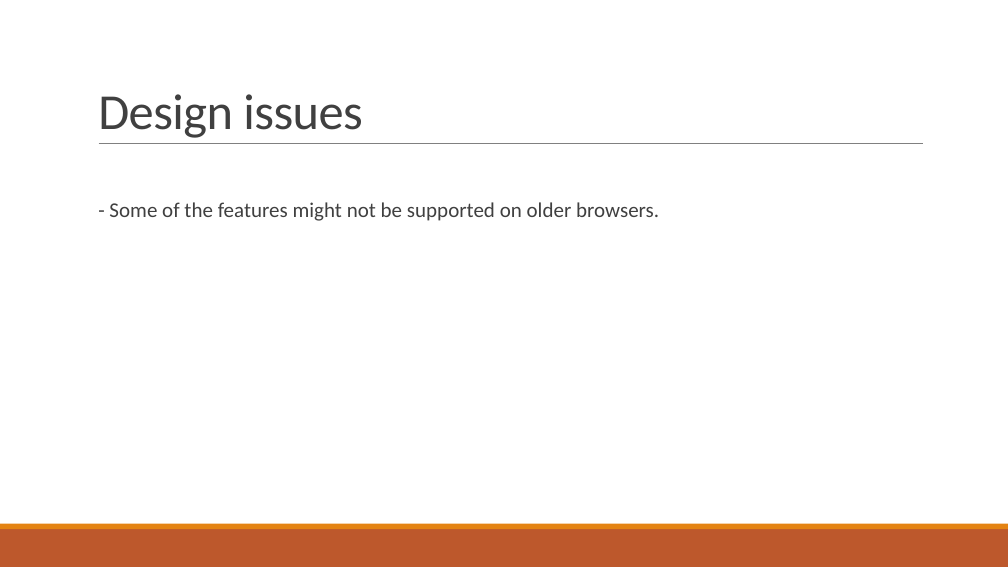
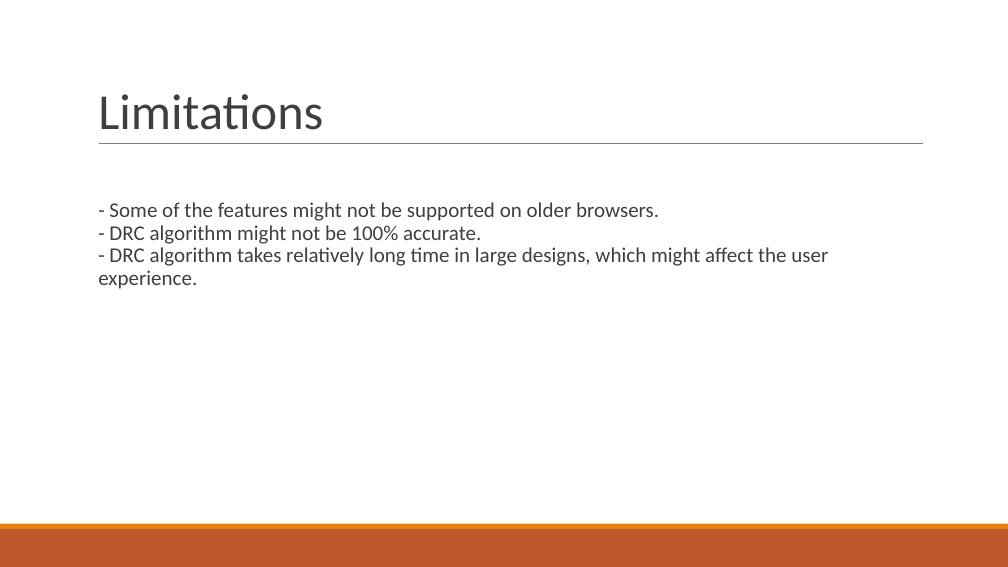
Before and after one commit to AhmedSharaf98/DEF-to-SVG, a slide deck: slide 15 of docs/DEF-LEF to SVG.pptx (slide 14 before the commit). Drawn at 1008x567 pixels with LibreOffice and Linux fonts; fonts in the diff are those of the drawing. Boxes give left, top, right and bottom in pixels: in the first picture for what was removed or moved away, otherwise in the second. Text is boxed around its words. In the diff, an @@ line names an element or a change of style, - is before the commit and + after.

```diff
--- a/docs/DEF-LEF to SVG.pptx
+++ b/docs/DEF-LEF to SVG.pptx
@@ title at <box>98,94,323,130</box>: text changed; text colour #404040 to #3F3F3F @@
-Design issues
+Limitations
@@ text at <box>98,225,828,289</box>: paragraphs added @@
+  - DRC algorithm might not be 100% accurate.
+  - DRC algorithm takes relatively long time in large designs, which might affect the user experience.
```
Also in this commit, not shown: 13 other slides changed, 7 slides added, 5 slides removed.
